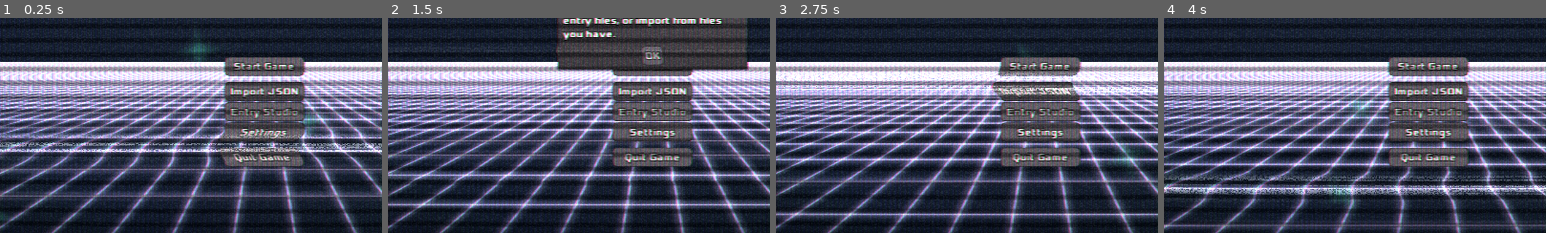
Above: before the commit, frames 1-4 (left to right).
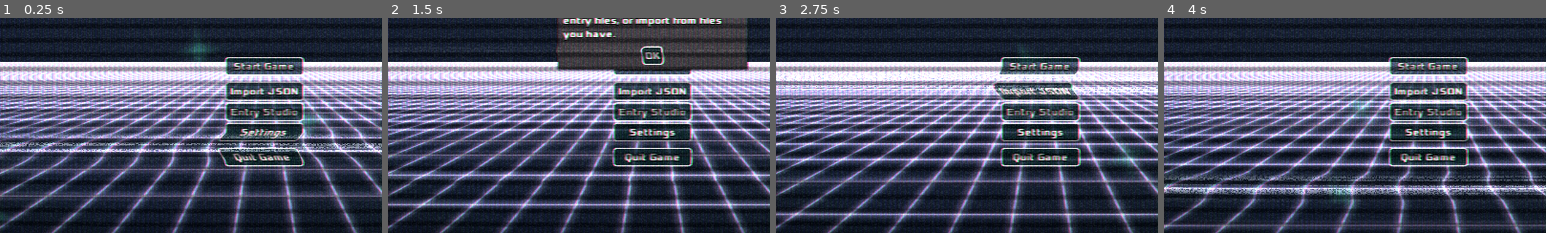
Above: after the commit, the same moments.

Repository: zacryol/spindle-of-serendipity
Game: Godot game, scene res://game/menus/MainMenu.tscn
Same seed, same stepped clock (60 frames per second), same inputs: the game is played once before the commit and once after it.
Inputs:
- Up to frame 1 (0.25 s): no input
- Up to frame 2 (1.5 s): click "Start Game" at 0.5 s; click "Start Game" at 1.25 s
- Up to frame 3 (2.75 s): click "OK" at 2 s
- Up to frame 4 (4 s): tap Enter at 2.75 s; tap Backspace at 2.85 s; hold A from 3.53 s (still down); tap Z at 3.6 s
The pictures show only the part of the screen within x 15-65%, y 50-100%; the shares and areas given below are measured in that part.

The runs differ from the first frame. In frame 1, 6.6% of the frame differs, in the area x 56-80%, y 18-70%; in frame 2, 6.4%; in frame 3, 6.6%; in frame 4, 6.7%, in the area x 58-80%, y 18-70%.

Commit message:
changed buttons

Diff:
--- a/godot/GameTheme.tres
+++ b/godot/GameTheme.tres
@@ -22,59 +22,64 @@
 expand_margin_top = 2.0
 expand_margin_bottom = 2.0
 
-[sub_resource type="StyleBoxEmpty" id=5]
+[sub_resource type="StyleBoxEmpty" id=2]
+
+[sub_resource type="StyleBoxFlat" id=3]
+content_margin_left = 5.0
+content_margin_right = 5.0
+content_margin_top = 5.0
+content_margin_bottom = 5.0
+bg_color = Color( 0, 0.156863, 0.172549, 0.784314 )
+border_width_left = 2
+border_width_top = 2
+border_width_right = 2
+border_width_bottom = 2
+border_color = Color( 0.631373, 0.631373, 0.247059, 1 )
+corner_radius_top_left = 6
+corner_radius_top_right = 6
+corner_radius_bottom_right = 6
+corner_radius_bottom_left = 6
 
 [sub_resource type="StyleBoxFlat" id=4]
 content_margin_left = 5.0
 content_margin_right = 5.0
 content_margin_top = 5.0
 content_margin_bottom = 5.0
-bg_color = Color( 0.23808, 0.2176, 0.32, 1 )
-border_width_left = 1
-border_width_top = 1
-border_width_right = 1
-border_width_bottom = 1
-border_color = Color( 0.631373, 0.631373, 0.247059, 1 )
-border_blend = true
-corner_radius_top_left = 6
-corner_radius_top_right = 6
-corner_radius_bottom_right = 6
-corner_radius_bottom_left = 6
-shadow_color = Color( 0.862745, 0.843137, 0.137255, 0.6 )
-shadow_size = 4
-
-[sub_resource type="StyleBoxFlat" id=3]
-content_margin_left = 5.0
-content_margin_right = 5.0
-content_margin_top = 5.0
-content_margin_bottom = 5.0
-bg_color = Color( 0.31392, 0.3024, 0.36, 1 )
-border_width_left = 1
-border_width_top = 1
-border_width_right = 1
-border_width_bottom = 1
-border_color = Color( 0.17092, 0.159817, 0.215332, 1 )
+bg_color = Color( 0, 0.156863, 0.172549, 0.784314 )
+border_width_left = 2
+border_width_top = 2
+border_width_right = 2
+border_width_bottom = 2
+border_color = Color( 1, 1, 1, 0.784314 )
 corner_radius_top_left = 6
 corner_radius_top_right = 6
 corner_radius_bottom_right = 6
 corner_radius_bottom_left = 6
 shadow_color = Color( 0.132, 0.1275, 0.15, 1 )
-shadow_size = 1
 
-[sub_resource type="StyleBoxFlat" id=7]
+[sub_resource type="StyleBoxFlat" id=5]
 content_margin_left = 5.0
 content_margin_right = 5.0
 content_margin_top = 5.0
 content_margin_bottom = 5.0
-bg_color = Color( 0.235294, 0.227451, 0.266667, 1 )
+bg_color = Color( 0, 0, 0, 0.784314 )
+border_width_left = 2
+border_width_top = 2
+border_width_right = 2
+border_width_bottom = 2
+border_color = Color( 1, 1, 1, 1 )
 corner_radius_top_left = 6
 corner_radius_top_right = 6
 corner_radius_bottom_right = 6
 corner_radius_bottom_left = 6
-shadow_color = Color( 0.128333, 0.7, 0.014, 0.6 )
-shadow_size = 7
 
-[sub_resource type="StyleBoxEmpty" id=9]
+[sub_resource type="StyleBoxEmpty" id=6]
+content_margin_left = 3.0
+content_margin_right = 3.0
+content_margin_top = 3.0
+content_margin_bottom = 3.0
+
+[sub_resource type="StyleBoxEmpty" id=7]
 content_margin_left = 3.0
 content_margin_right = 3.0
 content_margin_top = 3.0
@@ -86,13 +91,7 @@
 content_margin_top = 3.0
 content_margin_bottom = 3.0
 
-[sub_resource type="StyleBoxEmpty" id=10]
-content_margin_left = 3.0
-content_margin_right = 3.0
-content_margin_top = 3.0
-content_margin_bottom = 3.0
-
-[sub_resource type="StyleBoxFlat" id=2]
+[sub_resource type="StyleBoxFlat" id=9]
 bg_color = Color( 0.572549, 0.556863, 1, 0.258824 )
 border_width_left = 3
 border_width_top = 3
@@ -115,18 +114,18 @@
 font_data = ExtResource( 1 )
 
 [resource]
-default_font = SubResource( 1 )
+default_font = SubResource( 10 )
 Button/colors/font_color = Color( 0.88, 0.88, 0.88, 1 )
 Button/colors/font_color_disabled = Color( 0.9, 0.9, 0.9, 0.2 )
 Button/colors/font_color_hover = Color( 0.94, 0.94, 0.94, 1 )
 Button/colors/font_color_pressed = Color( 1, 1, 1, 1 )
 Button/constants/hseparation = 2
 Button/fonts/font = null
-Button/styles/disabled = SubResource( 6 )
-Button/styles/focus = SubResource( 5 )
-Button/styles/hover = SubResource( 4 )
-Button/styles/normal = SubResource( 3 )
-Button/styles/pressed = SubResource( 7 )
+Button/styles/disabled = SubResource( 1 )
+Button/styles/focus = SubResource( 2 )
+Button/styles/hover = SubResource( 3 )
+Button/styles/normal = SubResource( 4 )
+Button/styles/pressed = SubResource( 5 )
 CheckBox/colors/font_color = Color( 0.88, 0.88, 0.88, 1 )
 CheckBox/colors/font_color_disabled = Color( 0.9, 0.9, 0.9, 0.2 )
 CheckBox/colors/font_color_hover = Color( 0.94, 0.94, 0.94, 1 )
Not shown: 4 places in godot/GameTheme.tres that only renumber resources
